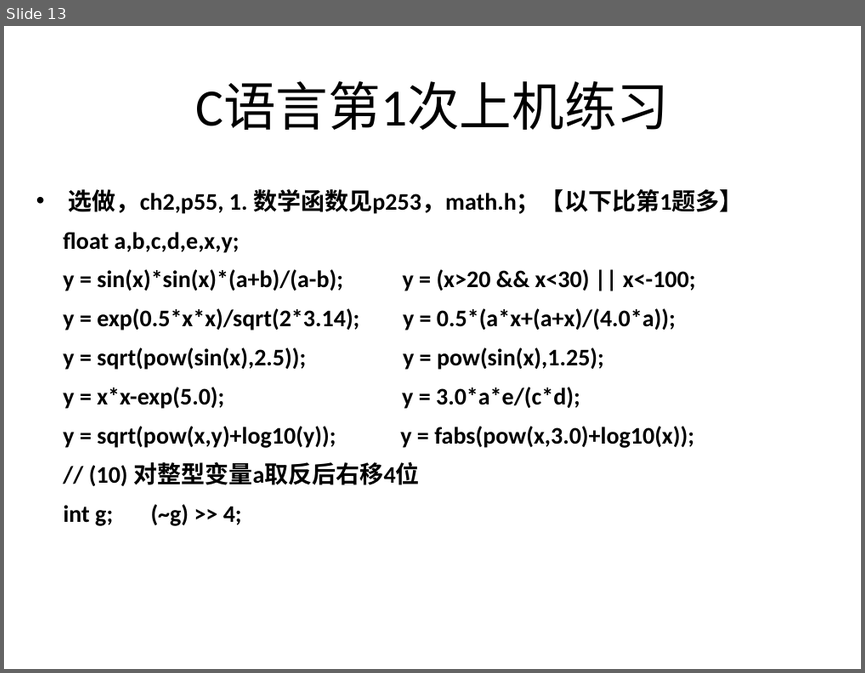
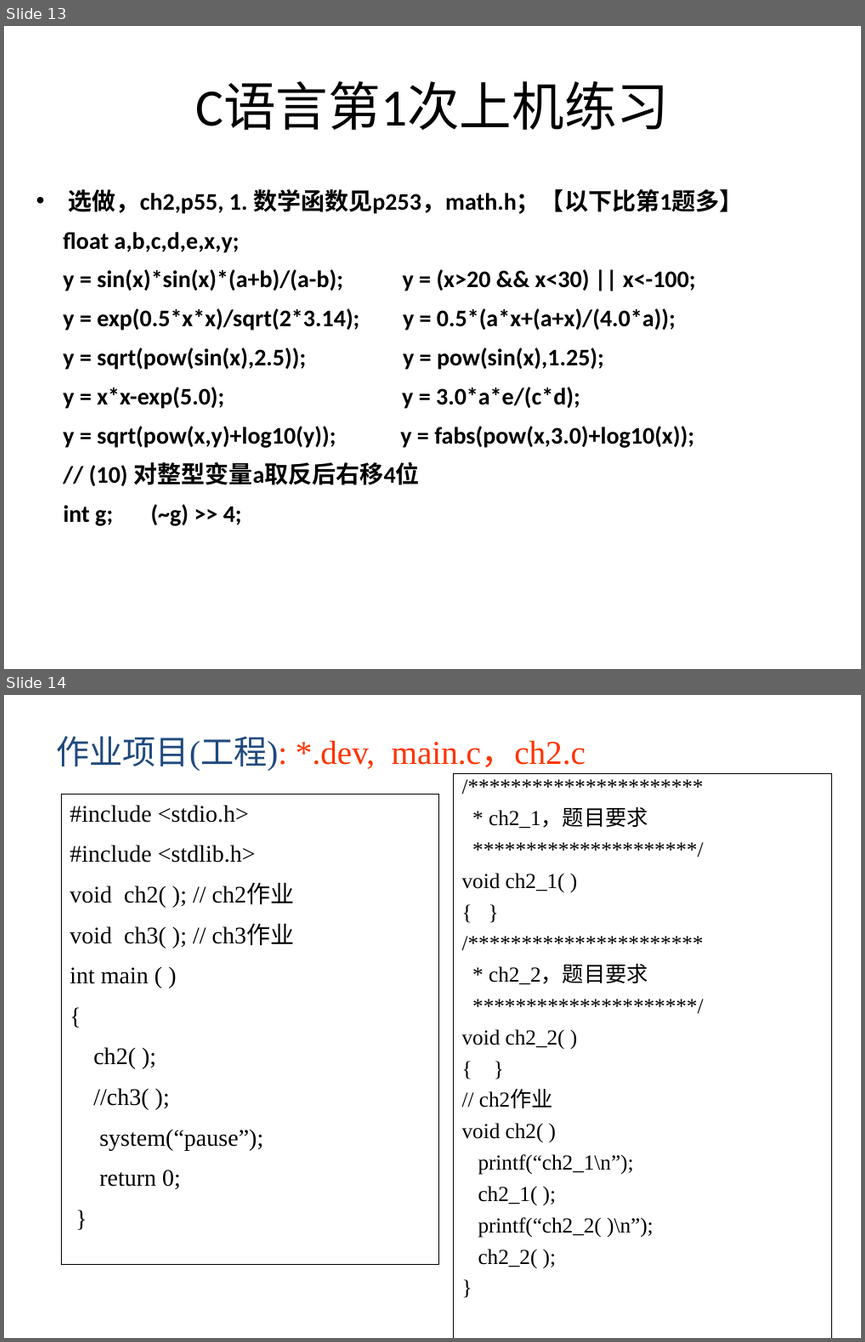
Before and after one commit to jtrfid/C-Repositories, a slide deck: 2016/上机安排.pptx. Shown one above the other, each under a label of ours: slide 13 before the commit, slides 13 and 14 after it. The pictures are 865x673 and 865x1342 pixels, drawn with LibreOffice and Linux fonts; fonts in the diff are those of the drawing. Boxes give left, top, right and bottom in pixels: in the first picture for what was removed or moved away, otherwise in the second. Text is boxed around its words. In the diff, an @@ line names an element or a change of style, - is before the commit and + after.

```diff
--- a/2016/上机安排.pptx
+++ b/2016/上机安排.pptx
@@ slide 14 added at bbox=[4, 695, 861, 1338], background #FFFFFF @@
@@ text added at bbox=[56, 736, 585, 771], 28 pt, text #FF3300 @@
+作业项目(工程): *.dev, main.c，ch2.c
@@ rectangle added at bbox=[62, 794, 439, 1264], outline #000000 0.75 pt, 20 pt, text #000000 @@
+#include <stdio.h>
+#include <stdlib.h>
+void ch2( ); // ch2作业
+void ch3( ); // ch3作业
+int main ( )
+{
+ch2( );
+//ch3( );
+system(“pause”);
+return 0;
+}
@@ rectangle added at bbox=[454, 774, 832, 1338], outline #000000 0.75 pt, 18 pt, text #000000 @@
+/**********************
+* ch2_1，题目要求
+*********************/
+void ch2_1( )
+{ }
+/**********************
+* ch2_2，题目要求
+*********************/
+void ch2_2( )
+{ }
+// ch2作业
+void ch2( )
+printf(“ch2_1\n”);
+ch2_1( );
+printf(“ch2_2( )\n”);
+ch2_2( );
+}
```
Also in this commit, not shown: 1 slide changed, 2 other files.
